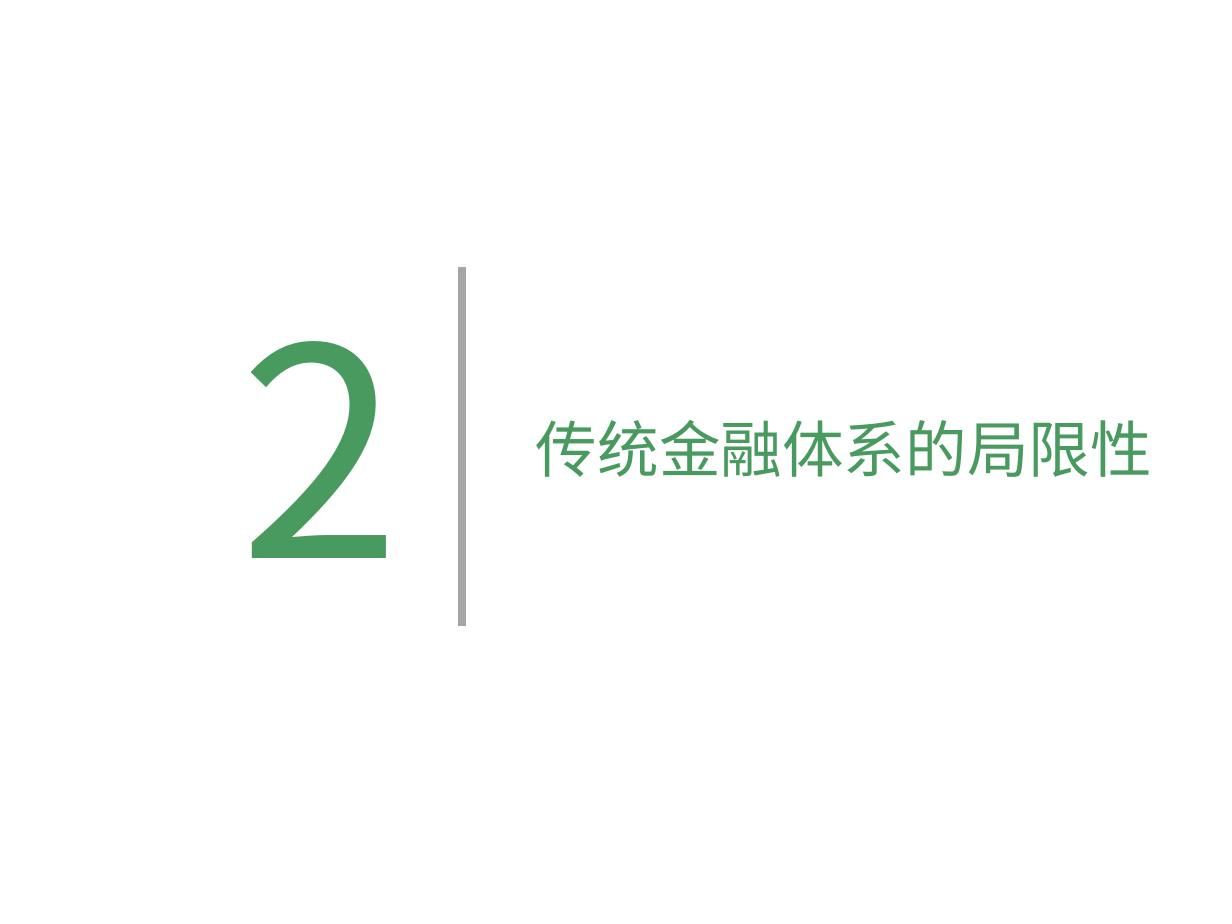
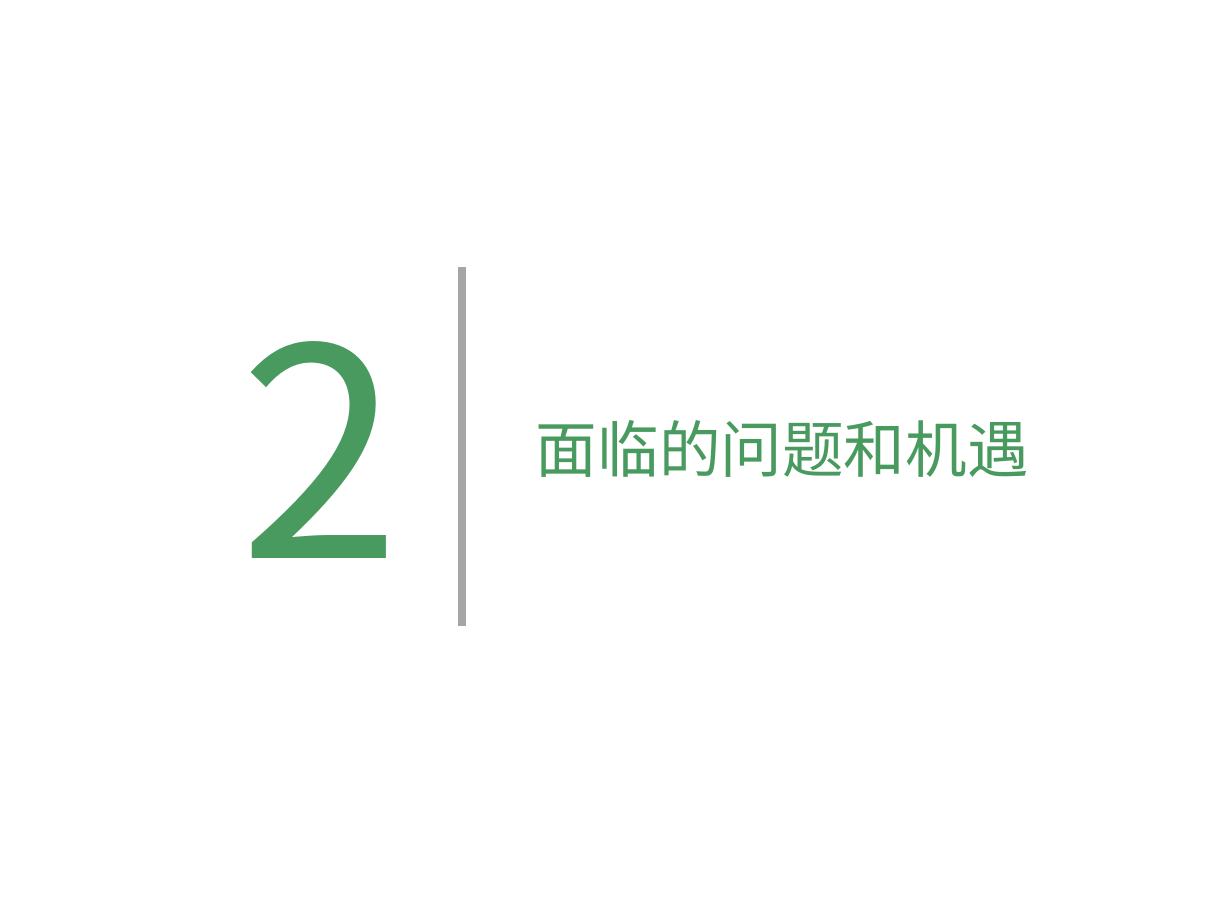
Before and after one commit to Catfeeds/DOC, a slide deck: slide 7 of A阿曼/proposal for Oman.pptx. Drawn at 1232x924 pixels with LibreOffice and Linux fonts; fonts in the diff are those of the drawing. Boxes give left, top, right and bottom in pixels: in the first picture for what was removed or moved away, otherwise in the second. Text is boxed around its words. In the diff, an @@ line names an element or a change of style, - is before the commit and + after.

```diff
--- a/A阿曼/proposal for Oman.pptx
+++ b/A阿曼/proposal for Oman.pptx
@@ text at (x1=536, y1=420, x2=1029, y2=477): text changed @@
-传统金融体系的局限性
+面临的问题和机遇
```
Also in this commit, not shown: 7 other slides changed, 11 slides added, 6 slides removed.
